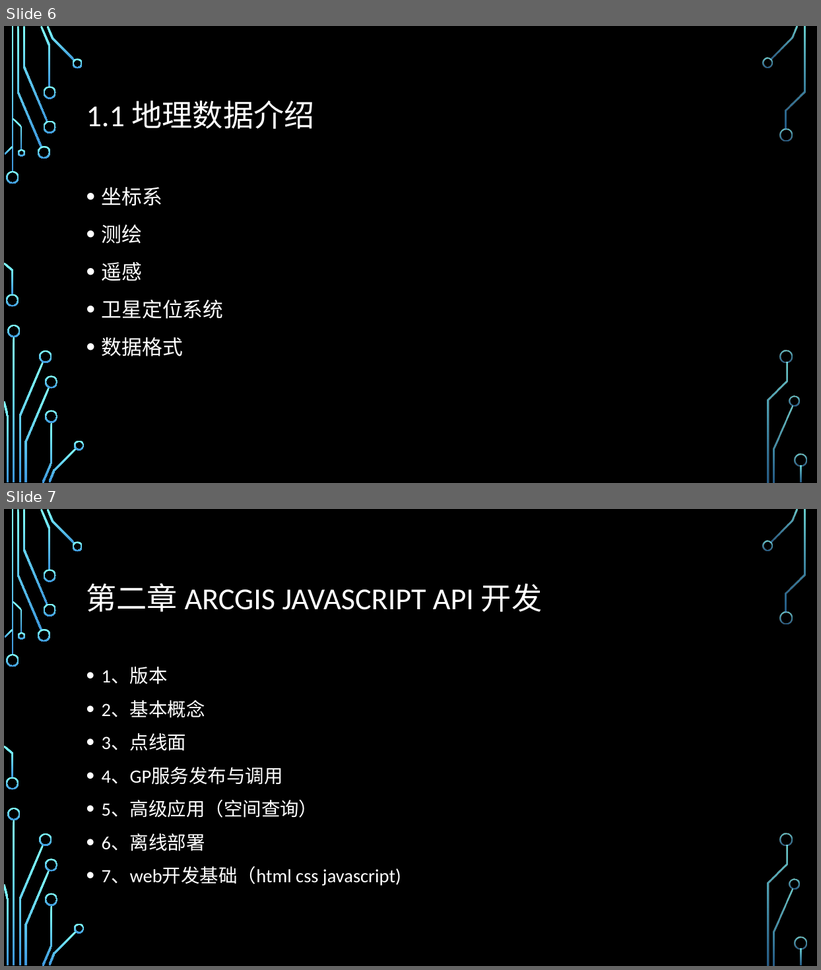
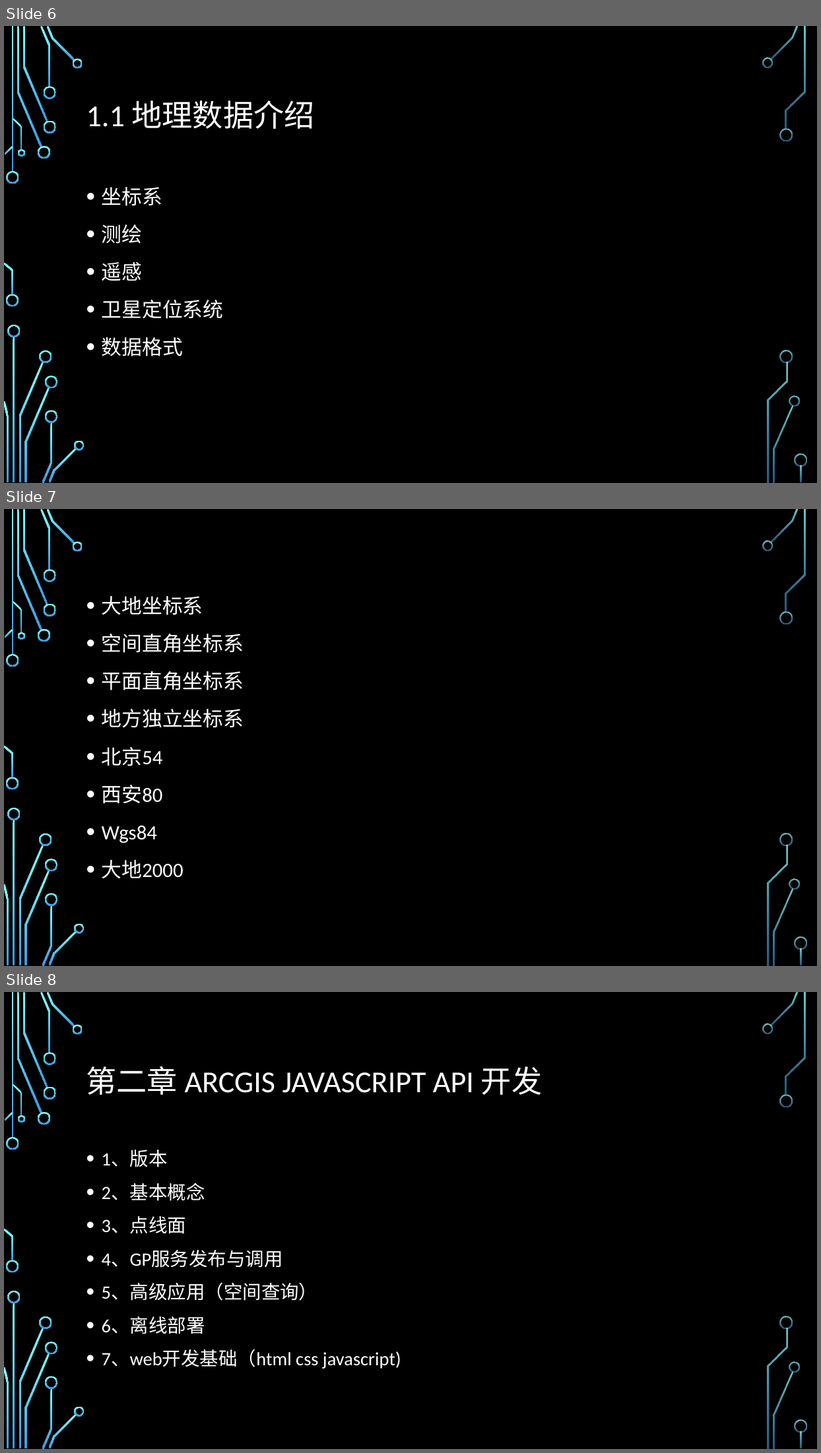
Before and after one commit to guojs/webgis, a slide deck: resource/WebGIS课程大纲.pptx. Shown one above the other, each under a label of ours: slides 6 and 7 before the commit, slides 6, 7 and 8 after it. The pictures are 821x970 and 821x1453 pixels, drawn with LibreOffice and Linux fonts; fonts in the diff are those of the drawing; background and template pictures are left out. Boxes give left, top, right and bottom in pixels: in the first picture for what was removed or moved away, otherwise in the second. Text is boxed around its words. In the diff, an @@ line names an element or a change of style, - is before the commit and + after.

```diff
--- a/resource/WebGIS课程大纲.pptx
+++ b/resource/WebGIS课程大纲.pptx
@@ slide 7 added at [4,509,817,966], background picture (left out); not listed: 36 template elements that a slide beside it also shows @@
@@ text added at [102,596,244,879], 24 pt, text #FFFFFF @@
+• 大地坐标系
+• 空间直角坐标系
+• 平面直角坐标系
+• 地方独立坐标系
+• 北京54
+• 西安80
+• Wgs84
+• 大地2000
@@ what was slide 7 is now slide 8 @@
```
Also in this commit, not shown: 2 slides changed, 15 other files.
